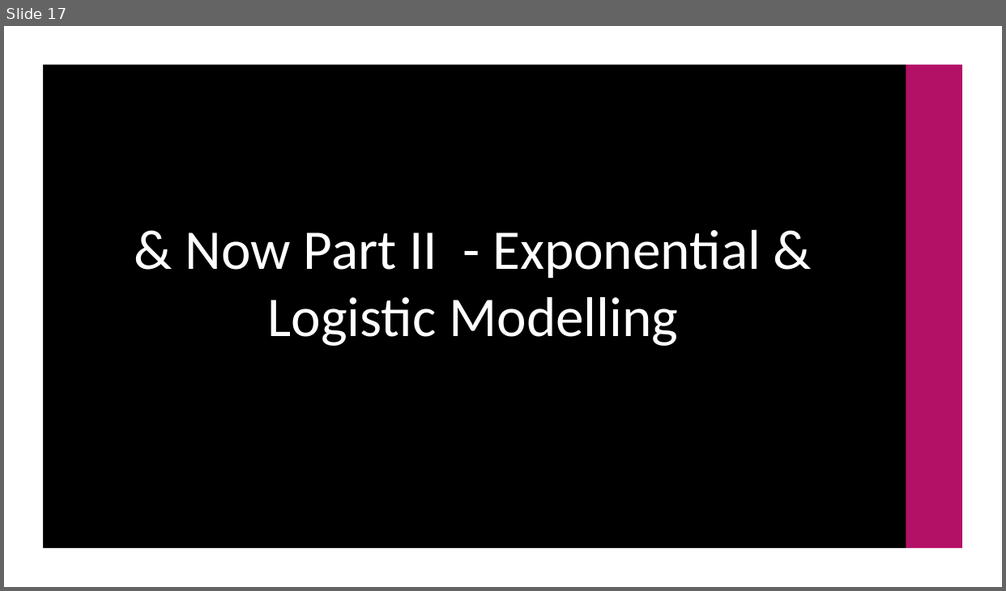
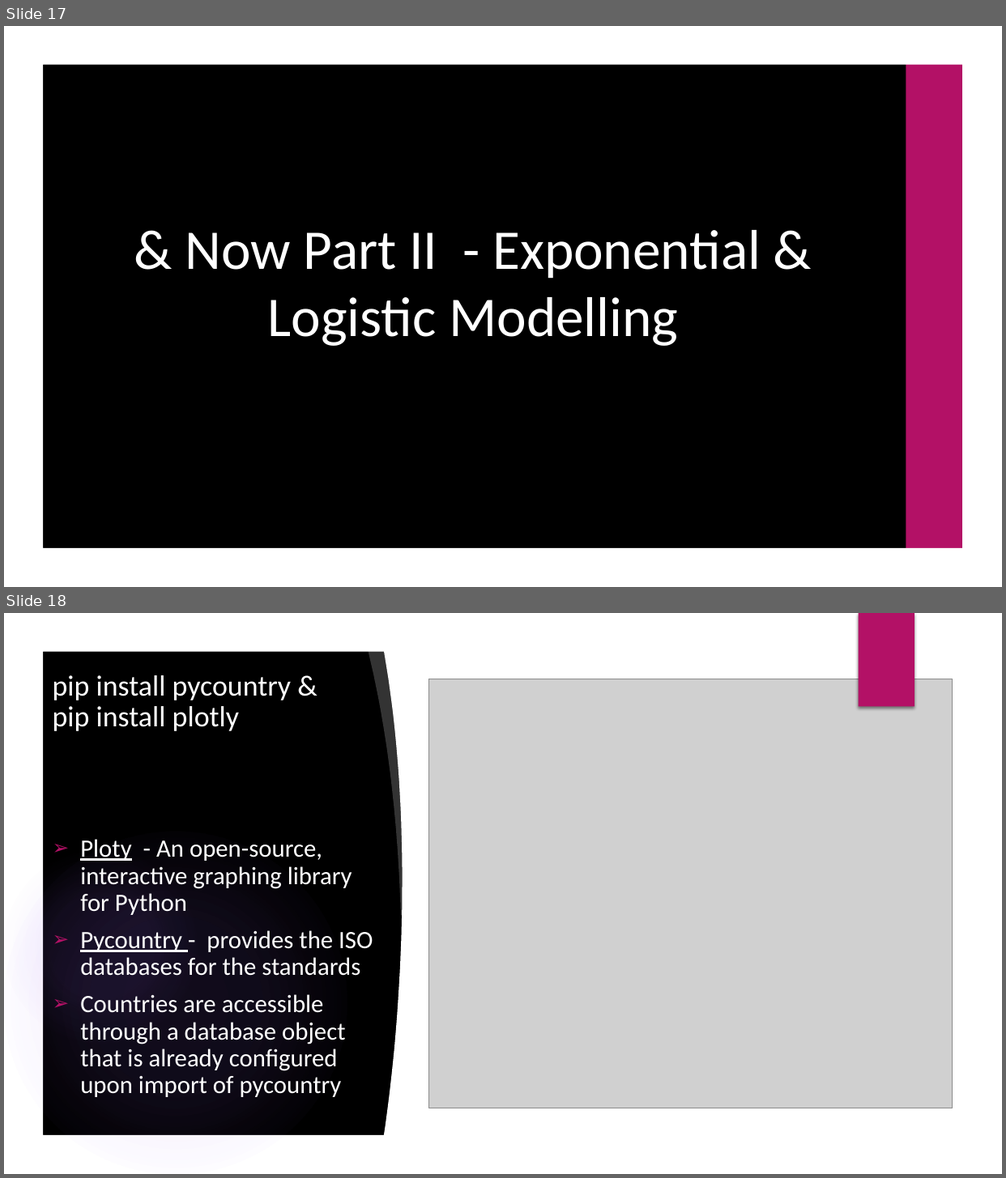
Before and after one commit to Amarnath2501-Kallam/Covid-19_LockDown_Analysis, a slide deck: Covid_19_Predictions.pptx. Shown one above the other, each under a label of ours: slide 17 before the commit, slides 17 and 18 after it. The pictures are 1006x591 and 1006x1178 pixels, drawn with LibreOffice and Linux fonts; fonts in the diff are those of the drawing; grey boxes stand for pictures; background and template pictures are left out. Boxes give left, top, right and bottom in pixels: in the first picture for what was removed or moved away, otherwise in the second. Text is boxed around its words. In the diff, an @@ line names an element or a change of style, - is before the commit and + after.

```diff
--- a/Covid_19_Predictions.pptx
+++ b/Covid_19_Predictions.pptx
@@ slide 18 added at bbox=[4, 613, 1002, 1174], background picture (left out); not listed: 4 template elements that a slide beside it also shows @@
@@ group added at bbox=[4, 613, 1002, 1174]: 4 ellipses, 3 freeform shapes @@
@@ freeform shape added at bbox=[4, 613, 1002, 1174], fill #FFFFFF @@
@@ rectangle added at bbox=[859, 613, 914, 707], fill #B31166 @@
@@ freeform shape added at bbox=[367, 645, 424, 917], fill #FFFFFF at 20% opacity @@
@@ freeform shape added at bbox=[383, 646, 968, 1142], fill #FFFFFF @@
@@ title added at bbox=[53, 675, 291, 731], 28 pt, text #FFFFFF @@
+pip install pycountry & pip install plotly
@@ picture added at bbox=[429, 679, 953, 1109] @@
@@ freeform shape added at bbox=[698, 812, 971, 894], fill #000000 at 20% opacity @@
@@ ellipse added at bbox=[4, 832, 347, 1174], fill gradient #9B6BF2 @@
@@ ellipse added at bbox=[4, 850, 197, 1043], fill gradient #9B6BF2 @@
@@ freeform shape added at bbox=[41, 842, 965, 1137], fill #000000 @@
@@ text added at bbox=[80, 839, 373, 1097], 24 pt, text #FFFFFF @@
+➢ Ploty - An open-source, interactive graphing library for Python
+➢ Pycountry - provides the ISO databases for the standards
+➢ Countries are accessible through a database object that is already configured upon import of pycountry
```
Also in this commit, not shown: 2 other slides added, 13 other files.
